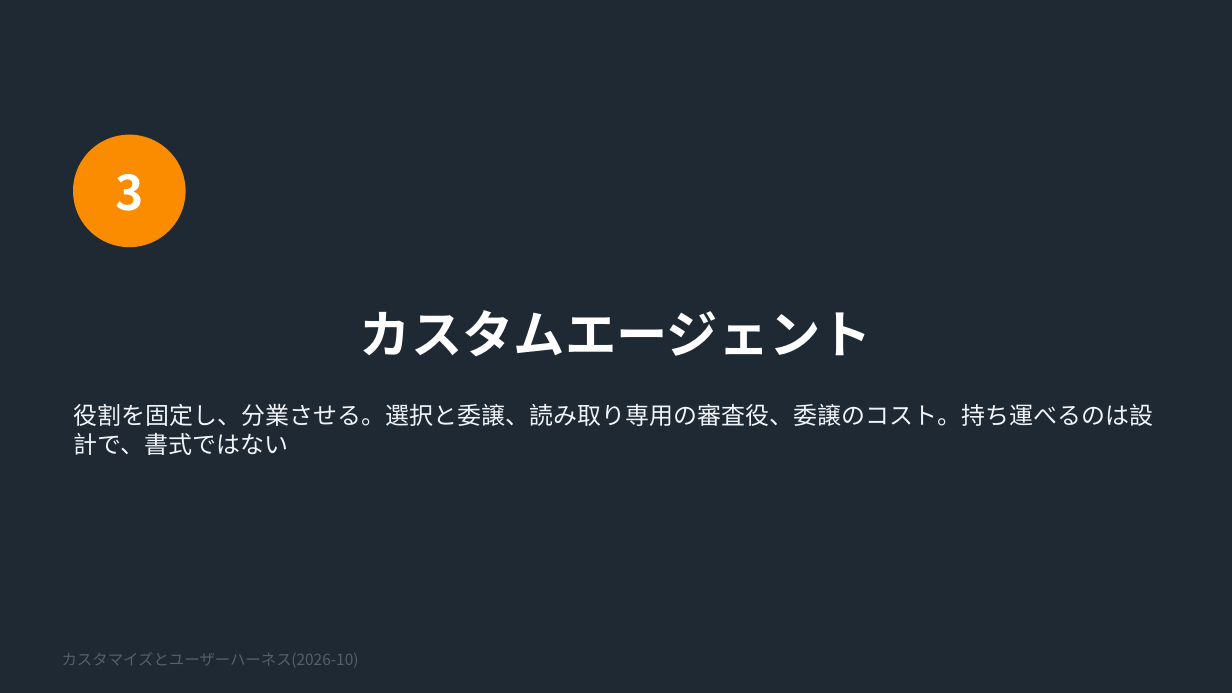
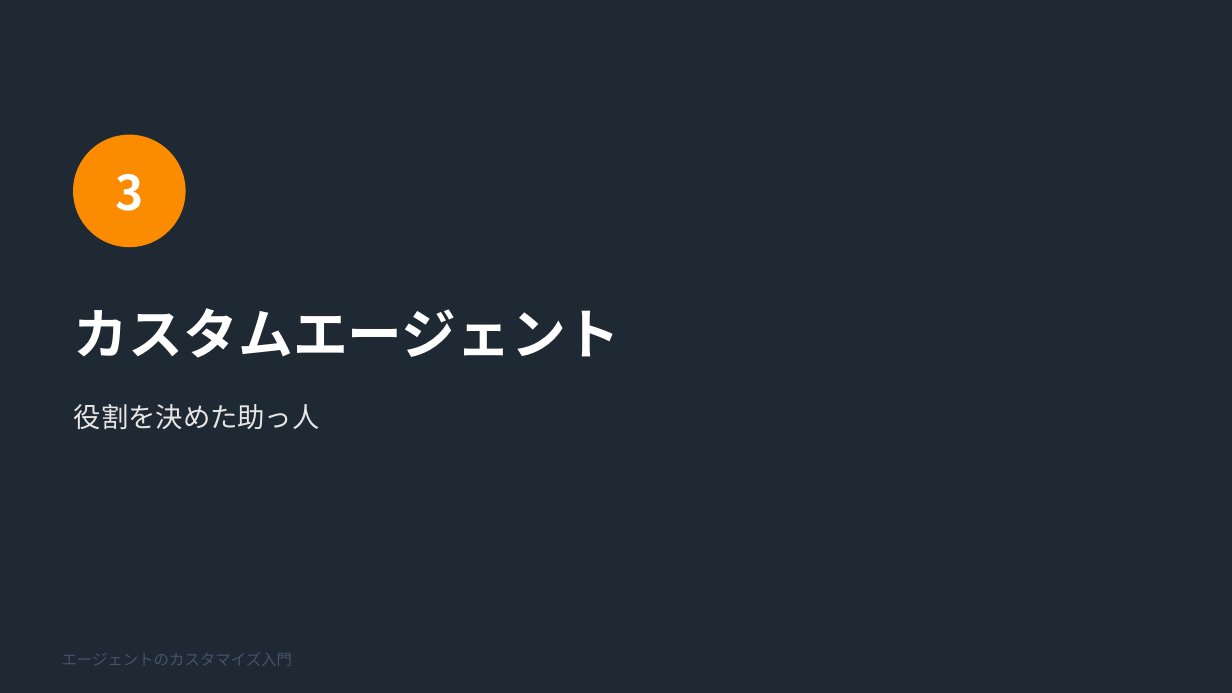
Before and after one commit to noxitro/agent-toolkit, a slide deck: slide 12 of docs/copilot-harness/customize/slides/customize-guide.pptx (slide 14 before the commit). Drawn at 1232x693 pixels with LibreOffice and Linux fonts; fonts in the diff are those of the drawing. Boxes give left, top, right and bottom in pixels: in the first picture for what was removed or moved away, otherwise in the second. Text is boxed around its words. In the diff, an @@ line names an element or a change of style, - is before the commit and + after.

```diff
--- a/docs/copilot-harness/customize/slides/customize-guide.pptx
+++ b/docs/copilot-harness/customize/slides/customize-guide.pptx
@@ title "カスタムエージェント" at (74,308,621,358): size 30 to 32 pt; alignment centre to left @@
@@ text at (74,404,320,429): text changed; size 14 to 16 pt; text colour #F0F4F8 to #E7E6E6 @@
-役割を固定し、分業させる。選択と委譲、読み取り専用の審査役、委譲のコスト。持ち運べるのは設計で、書式ではない
+役割を決めた助っ人
@@ text at (62,653,292,666): text changed; text colour #52606D to #44546A @@
-カスタマイズとユーザーハーネス(2026-10)
+エージェントのカスタマイズ入門
```
Also in this commit, not shown: 4 other slides changed, 16 slides added, 31 slides removed, 5 other files.
